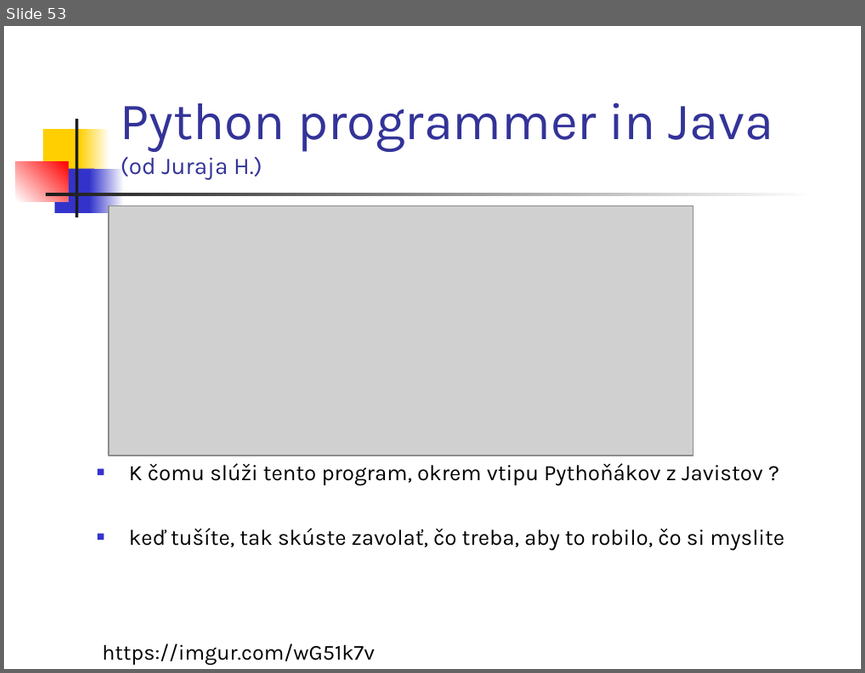
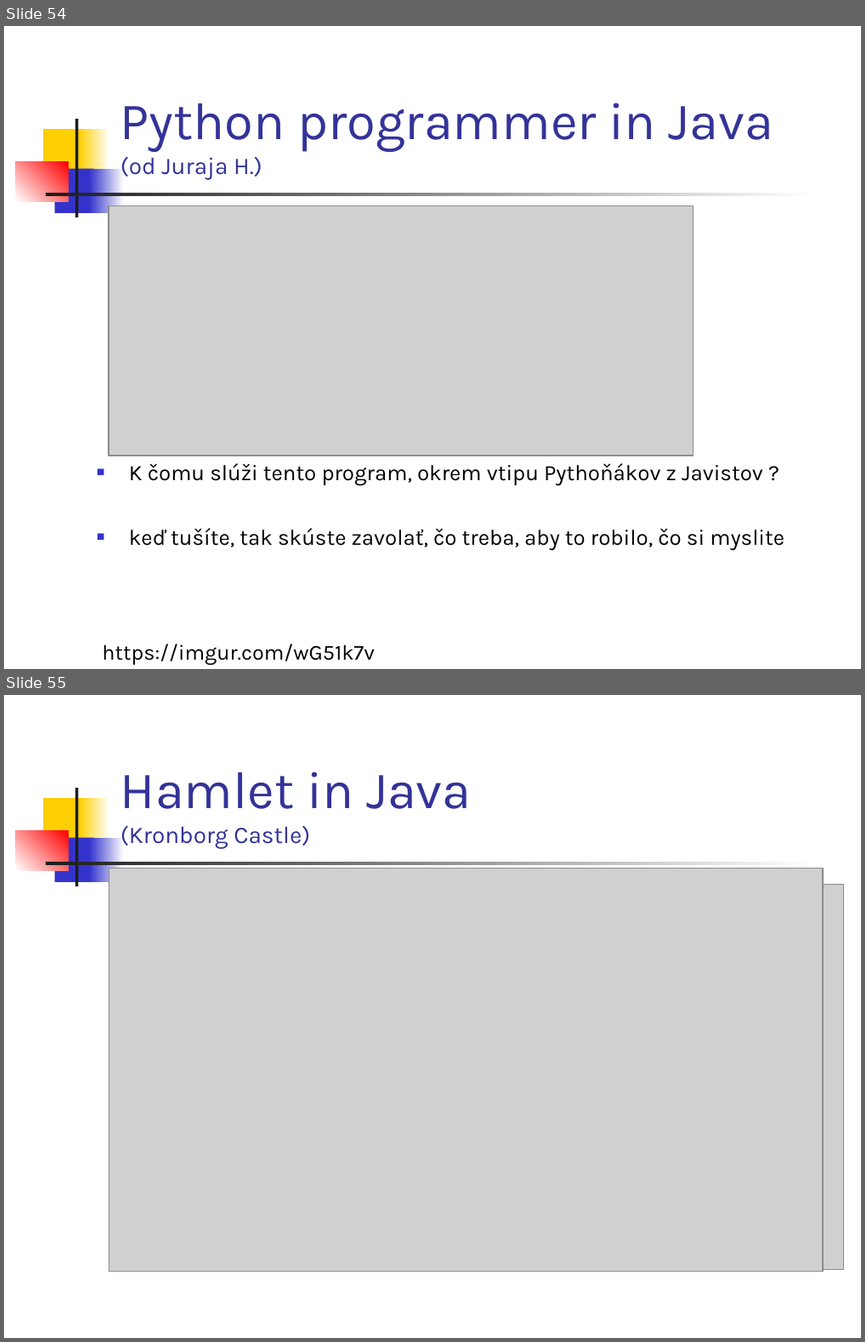
Before and after one commit to Programovanie4/Prednasky, a slide deck: 01/01_java.ppt. Shown one above the other, each under a label of ours: slide 53 before the commit, slides 54 and 55 after it. The pictures are 865x673 and 865x1342 pixels, drawn with LibreOffice and Linux fonts; fonts in the diff are those of the drawing; grey boxes stand for pictures. Boxes give left, top, right and bottom in pixels: in the first picture for what was removed or moved away, otherwise in the second. Text is boxed around its words. In the diff, an @@ line names an element or a change of style, - is before the commit and + after.

```diff
--- a/01/01_java.ppt
+++ b/01/01_java.ppt
@@ slide 55 added at [4, 695, 861, 1338], background #FFFFFF; not listed: 7 template elements that a slide beside it also shows @@
@@ title added at [120, 771, 471, 849], 20 pt, text #333399 @@
+Hamlet in Java
+(Kronborg Castle)
@@ picture added at [109, 868, 823, 1271] @@
@@ picture added at [114, 885, 843, 1270] @@
@@ what was slide 53 is now slide 54 @@
```
Also in this commit, not shown: 2 slides changed, 1 other slide added, 9 other files.
